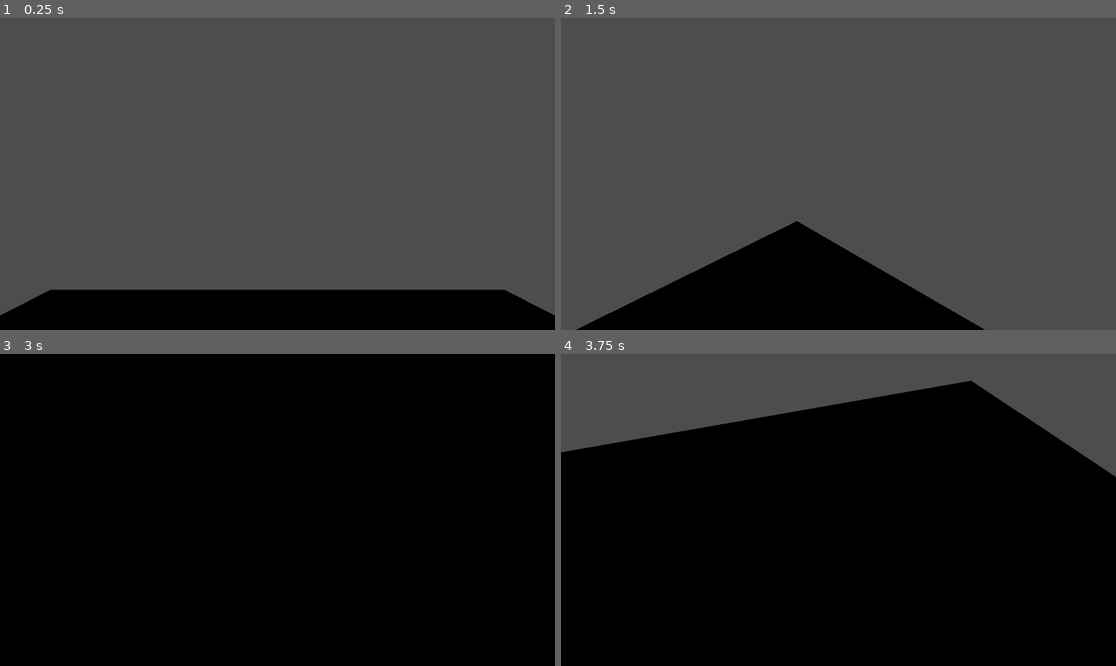
Above: before the commit, frames 1-4 (two rows, left to right).
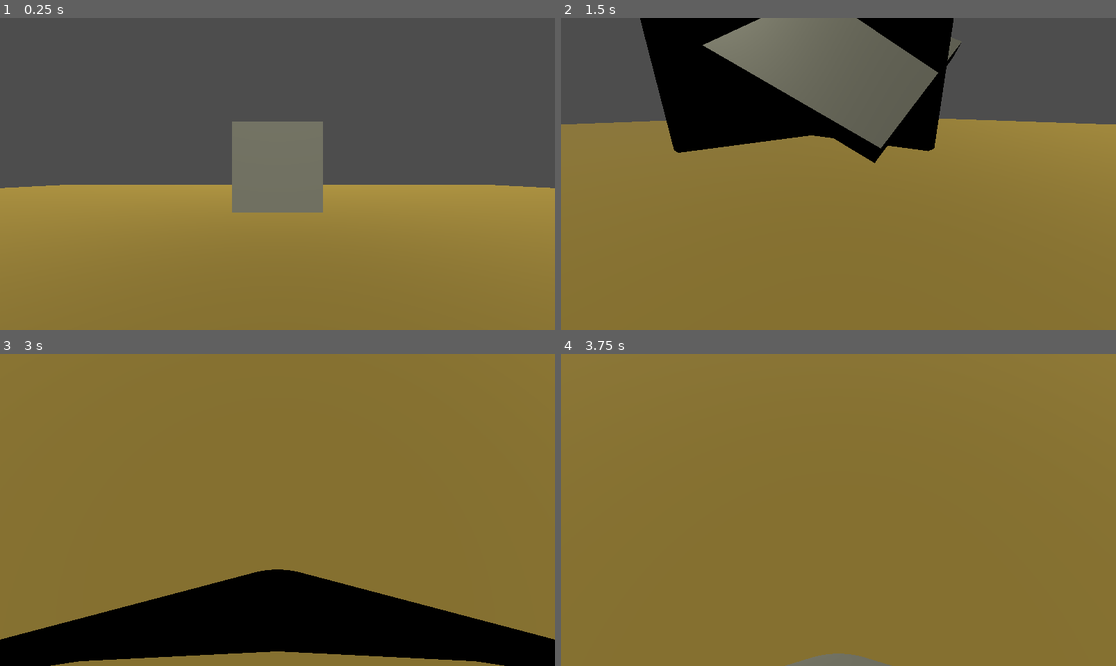
Above: after the commit, the same moments.

Repository: extract/over-fort-2
Game: Godot game, scene res://scenes/maps/test_map.tscn
Two runs of this game, one before a commit and one after it. Both use one fixed random seed, a clock stepped at 60 frames per second and the inputs below.
Inputs (mouse positions are in pixels of both pictures, inside the frame that each line leads up to):
- Up to frame 1 (0.25 s): no input
- Up to frame 2 (1.5 s): move the mouse to (960, 158) at 0.52 s; hold D (right) 0.53-1.28 s; tap Space (jump) at 0.77 s; move the mouse to (727, 189) at 1.27 s; hold S (backward) from 1.28 s (still down)
- Up to frame 3 (3 s): tap Space (jump) at 1.52 s; move the mouse to (333, 441) at 2.02 s; release S (backward) at 2.03 s; hold D (right) 2.03-2.78 s; tap Enter at 2.75 s; move the mouse to (249, 572) at 2.77 s; hold W (forward) from 2.78 s (still down)
- Up to frame 4 (3.75 s): tap Space (jump) at 3.02 s; move the mouse to (1005, 556) at 3.52 s; release W (forward) at 3.53 s; hold A (left) from 3.53 s (still down)

The runs differ from the first frame. In frame 1, 50% of the frame differs, in the area x 0-100%, y 33-100%; in frame 2, 80%; in frame 3, 82%; in frame 4, 100%, in the area x 0-100%, y 0-100%.

Commit message:
make slightly more interesting map

Diff:
--- a/scenes/maps/test_map.tscn
+++ b/scenes/maps/test_map.tscn
@@ -1,11 +1,29 @@
-[gd_scene load_steps=3 format=3 uid="uid://cyjfreye6e0em"]
+[gd_scene load_steps=5 format=3 uid="uid://cyjfreye6e0em"]
 
-[ext_resource type="PackedScene" uid="uid://du0ni00nm5poi" path="res://scenes/shapes/floor_10x_10.tscn" id="1_2s55i"]
+[ext_resource type="PackedScene" uid="uid://du0ni00nm5poi" path="res://scenes/shapes/static/floor_10x_10.tscn" id="1_2s55i"]
 [ext_resource type="PackedScene" uid="uid://dn6ln2qk6dbtr" path="res://scenes/player/player.tscn" id="2_o3n0h"]
+[ext_resource type="PackedScene" uid="uid://hty8edbtyqdb" path="res://scenes/shapes/static/floor_100_x_100.tscn" id="3_38prr"]
+[ext_resource type="PackedScene" uid="uid://dgsrfg1p7easw" path="res://scenes/shapes/dynamic/box.tscn" id="3_o3n0h"]
 
 [node name="TestMap" type="Node"]
 
-[node name="Floor10x10" parent="." instance=ExtResource("1_2s55i")]
-
 [node name="Player" parent="." instance=ExtResource("2_o3n0h")]
 transform = Transform3D(1, 0, 0, 0, 1, 0, 0, 0, 1, 0, 2.7222877, 0)
+
+[node name="DirectionalLight3D" type="DirectionalLight3D" parent="."]
+transform = Transform3D(1, 0, 0, 0, 0.5465113, 0.83745176, 0, -0.83745176, 0.5465113, 0, 7.6711407, 7.299741)
+light_color = Color(1, 1, 0.8745098, 1)
+
+[node name="Box" parent="." instance=ExtResource("3_o3n0h")]
+transform = Transform3D(1, 0, 0, 0, 1, 0, 0, 0, 1, 0, 3.4083147, -3.2461233)
+
+[node name="Floor100x100" parent="." instance=ExtResource("3_38prr")]
+
+[node name="Floor10x10" parent="." instance=ExtResource("1_2s55i")]
+transform = Transform3D(-4.371139e-08, 1, 0, -1, -4.371139e-08, 0, 0, 0, 1, -14.982987, 5, 10.458367)
+
+[node name="Floor10x12" parent="." instance=ExtResource("1_2s55i")]
+transform = Transform3D(0.25584882, 0.44314346, -0.85916543, 0.42958266, 0.7440591, 0.51169795, 0.86602545, -0.4999999, -9.170982e-08, -12.537475, 5.7427588, 10.093729)
+
+[node name="Floor10x11" parent="." instance=ExtResource("1_2s55i")]
+transform = Transform3D(-5.732056e-15, 4.371139e-08, 1, 1, 1.3113416e-07, 0, -1.3113416e-07, 1, -4.371139e-08, -9.982986, 4.9829865, 15.916735)
--- a/scenes/player/player.gd
+++ b/scenes/player/player.gd
@@ -11,9 +11,10 @@
 	if event is InputEventMouseMotion:
 		rotate_y(-event.relative.x * mouse_sensitivity)
 
+	if event.is_action_pressed("ui_cancel"):
+		get_tree().quit()
+
 func _physics_process(delta: float) -> void:
-
-	var mouse_delta = Input.get_last_mouse_velocity()
 
 	# Add the gravity.
 	if not is_on_floor():
--- a/scenes/shapes/box.tscn
+++ b/scenes/shapes/dynamic/box.tscn
@@ -4,7 +4,7 @@
 
 [sub_resource type="BoxMesh" id="BoxMesh_g2tbl"]
 
-[node name="Box" type="StaticBody3D"]
+[node name="Box" type="RigidBody3D"]
 
 [node name="CollisionShape3D" type="CollisionShape3D" parent="."]
 shape = SubResource("BoxShape3D_oyhfb")
--- /dev/null
+++ b/scenes/shapes/static/floor_100_x_100.tscn
@@ -0,0 +1,19 @@
+[gd_scene load_steps=4 format=3 uid="uid://hty8edbtyqdb"]
+
+[sub_resource type="BoxShape3D" id="BoxShape3D_013ki"]
+size = Vector3(100, 1, 100)
+
+[sub_resource type="StandardMaterial3D" id="StandardMaterial3D_wwf4g"]
+albedo_color = Color(0.5529412, 0.4627451, 0.21176471, 1)
+
+[sub_resource type="BoxMesh" id="BoxMesh_v37vl"]
+material = SubResource("StandardMaterial3D_wwf4g")
+
+[node name="Floor100x100" type="StaticBody3D"]
+
+[node name="CollisionShape3D" type="CollisionShape3D" parent="."]
+shape = SubResource("BoxShape3D_013ki")
+
+[node name="MeshInstance3D" type="MeshInstance3D" parent="."]
+transform = Transform3D(100, 0, 0, 0, 1, 0, 0, 0, 100, 0, 0, 0)
+mesh = SubResource("BoxMesh_v37vl")
Renamed: scenes/shapes/floor_10x_10.tscn -> scenes/shapes/static/floor_10x_10.tscn
